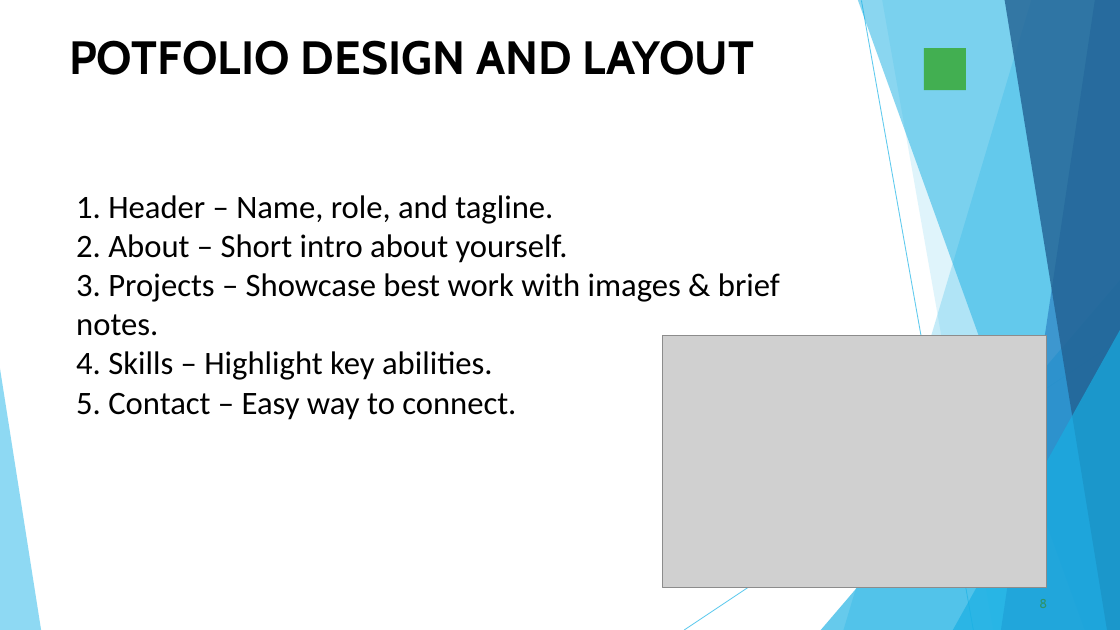
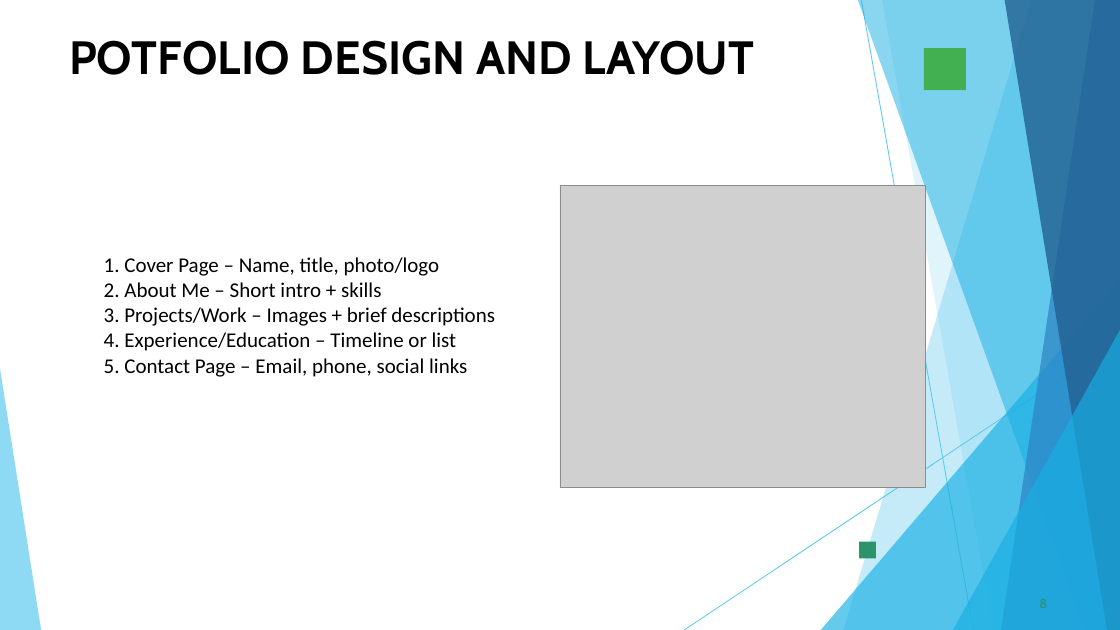
Before and after one commit to deeyathinideeyathini-creator/Program-, a slide deck: slide 8 of digital portfolio. ppt.pptx. Drawn at 1120x630 pixels with LibreOffice and Linux fonts; fonts in the diff are those of the drawing; grey boxes stand for pictures; background and template pictures are left out. Boxes give left, top, right and bottom in pixels: in the first picture for what was removed or moved away, otherwise in the second. Text is boxed around its words. In the diff, an @@ line names an element or a change of style, - is before the commit and + after.

```diff
--- a/digital portfolio. ppt.pptx
+++ b/digital portfolio. ppt.pptx
@@ text removed at (76, 195, 780, 420) @@
-1. Header – Name, role, and tagline.
-2. About – Short intro about yourself.
-3. Projects – Showcase best work with images & brief notes.
-4. Skills – Highlight key abilities.
-5. Contact – Easy way to connect.
@@ picture added at (560, 186, 926, 488) @@
@@ text added at (104, 257, 495, 377), 18 pt, text #000000 @@
+1. Cover Page – Name, title, photo/logo
+2. About Me – Short intro + skills
+3. Projects/Work – Images + brief descriptions
+4. Experience/Education – Timeline or list
+5. Contact Page – Email, phone, social links
@@ picture removed at (663, 335, 1047, 586) @@
@@ freeform shape added at (860, 542, 876, 559), fill #2D936B @@
```
